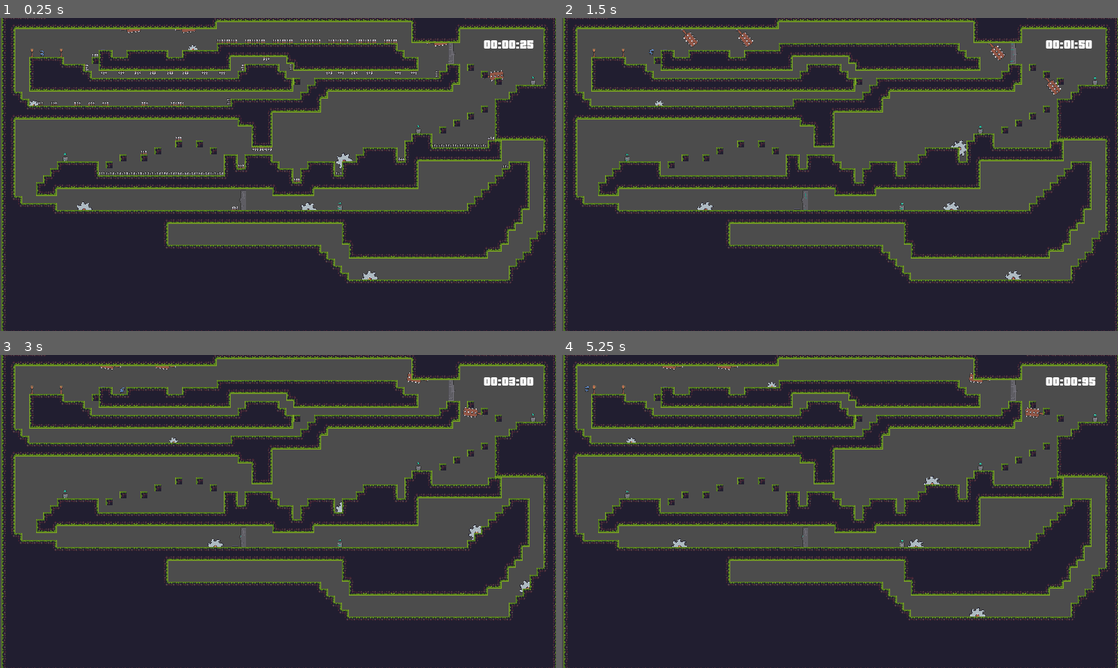
Above: before the commit, frames 1-4 (two rows, left to right).
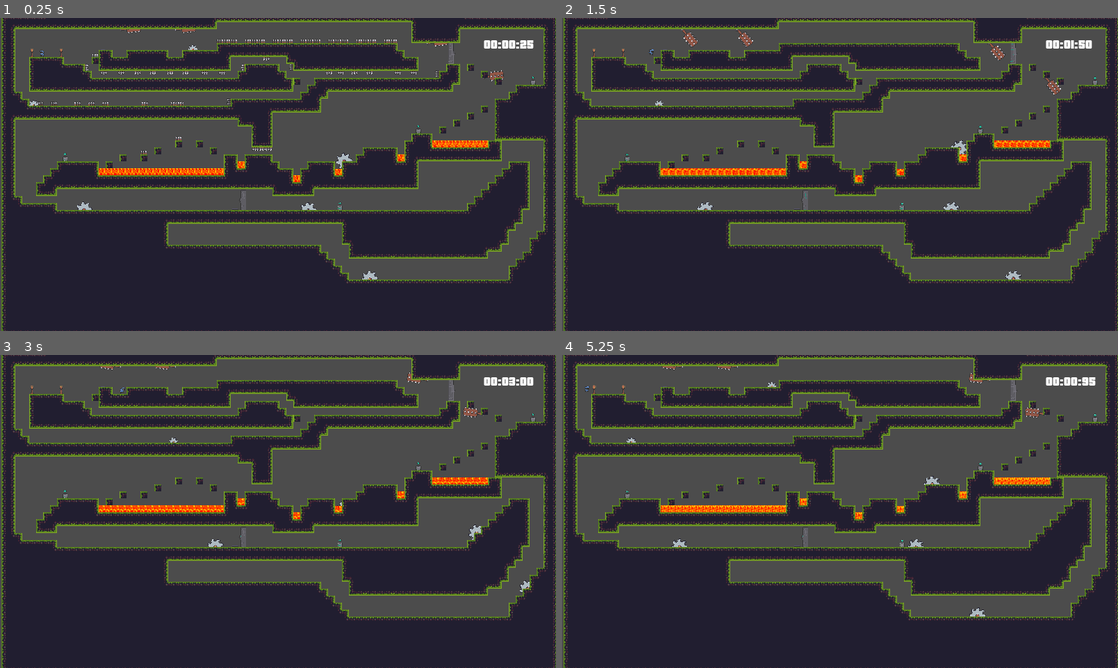
Above: after the commit, the same moments.

Repository: Roblox-HACKER301801/Platformer
Game: Godot game, scene res://Scenes/World.tscn
Same seed, same stepped clock (60 frames per second), same inputs: the game is played once before the commit and once after it.
Inputs:
- Up to frame 1 (0.25 s): no input
- Up to frame 2 (1.5 s): hold D (right) from 0.53 s (still down); tap Z (zoom) at 0.6, 1.35 s; tap Space (jump) at 0.77 s
- Up to frame 3 (3 s): tap Space (jump) at 1.52 s; release D (right) at 2.03 s; hold A (left) 2.03-2.78 s; tap Z (zoom) at 2.1, 2.85 s; hold D (right) from 2.78 s (still down)
- Up to frame 4 (5.25 s): tap Space (jump) at 3.02, 3.77, 4.52 s; tap Z (zoom) at 3.6, 4.35, 5.1 s; release D (right) at 4.28 s; hold A (left) 4.28-5.03 s; hold D (right) from 5.03 s (still down)

The runs differ from the first frame. In frame 1, 0.9% of the frame differs, in the area x 17-92%, y 38-62%; in frame 2, 0.8%; in frame 3, 0.8%; in frame 4, 0.8%.

Commit message:
work (lava added)

Diff:
--- a/Scenes/Vase.tscn
+++ /dev/null
@@ -1,23 +0,0 @@
-[gd_scene load_steps=4 format=2]
-
-[ext_resource path="res://Sprites/random/vase.png" type="Texture" id=1]
-
-[sub_resource type="CircleShape2D" id=1]
-radius = 5.0
-
-[sub_resource type="Animation" id=2]
-resource_name = "Vase"
-
-[node name="Vase" type="Node2D"]
-
-[node name="Sprite" type="Sprite" parent="."]
-texture = ExtResource( 1 )
-
-[node name="StaticBody2D" type="StaticBody2D" parent="Sprite"]
-
-[node name="CollisionShape2D" type="CollisionShape2D" parent="Sprite/StaticBody2D"]
-position = Vector2( 0, 4 )
-shape = SubResource( 1 )
-
-[node name="AnimationPlayer" type="AnimationPlayer" parent="."]
-anims/Vase = SubResource( 2 )
--- a/Scenes/World.tscn
+++ b/Scenes/World.tscn
@@ -13,6 +13,7 @@
 [ext_resource path="res://Scenes/World.gd" type="Script" id=11]
 [ext_resource path="res://OtherAssets/pricedown bl.otf" type="DynamicFontData" id=12]
 [ext_resource path="res://Scenes/TorchFlame.tscn" type="PackedScene" id=13]
+[ext_resource path="res://Scenes/lava.tscn" type="PackedScene" id=14]
 
 [sub_resource type="Animation" id=25]
 length = 0.001
@@ -471,10 +472,6 @@
 position = Vector2( 184, 155 )
 rotation = -3.14159
 
-[node name="Area2D15" parent="." instance=ExtResource( 5 )]
-position = Vector2( 328, 219 )
-rotation = 3.14159
-
 [node name="DoorAndButton" parent="." instance=ExtResource( 6 )]
 position = Vector2( 314, 298 )
 
@@ -611,10 +608,6 @@
 position = Vector2( -27, -7 )
 rotation = -1.57079
 
-[node name="Area2D27" parent="." instance=ExtResource( 5 )]
-position = Vector2( 456, 251 )
-rotation = -3.14158
-
 [node name="SwingingTrap2" parent="." instance=ExtResource( 4 )]
 position = Vector2( 886, 15 )
 
@@ -623,50 +616,6 @@
 
 [node name="SwingingTrap3" parent="." instance=ExtResource( 4 )]
 position = Vector2( 50, -95 )
-
-[node name="Area2D28" parent="." instance=ExtResource( 5 )]
-position = Vector2( 774, 173 )
-rotation = -3.14159
-
-[node name="Area2D29" parent="." instance=ExtResource( 5 )]
-position = Vector2( 806, 173 )
-rotation = -3.14159
-
-[node name="Area2D30" parent="." instance=ExtResource( 5 )]
-position = Vector2( 790, 173 )
-rotation = -3.14159
-
-[node name="Area2D31" parent="." instance=ExtResource( 5 )]
-position = Vector2( 822, 173 )
-rotation = -3.14159
-
-[node name="Area2D32" parent="." instance=ExtResource( 5 )]
-position = Vector2( 854, 173 )
-rotation = -3.14159
-
-[node name="Area2D34" parent="." instance=ExtResource( 5 )]
-position = Vector2( 870, 173 )
-rotation = -3.14159
-
-[node name="Area2D33" parent="." instance=ExtResource( 5 )]
-position = Vector2( 838, 173 )
-rotation = -3.14159
-
-[node name="Area2D35" parent="." instance=ExtResource( 5 )]
-position = Vector2( 886, 173 )
-rotation = -3.14159
-
-[node name="Area2D36" parent="." instance=ExtResource( 5 )]
-position = Vector2( 904, 156 )
-rotation = -3.14159
-
-[node name="Area2D38" parent="." instance=ExtResource( 5 )]
-position = Vector2( 553, 237 )
-rotation = 3.14159
-
-[node name="Area2D37" parent="." instance=ExtResource( 5 )]
-position = Vector2( 697, 204 )
-rotation = -3.14159
 
 [node name="CanvasLayer" type="CanvasLayer" parent="."]
 
@@ -682,86 +631,6 @@
 custom_fonts/font = SubResource( 29 )
 text = "00:00:00"
 
-[node name="Area2D39" parent="." instance=ExtResource( 5 )]
-position = Vector2( 7, 237 )
-rotation = -3.14159
-
-[node name="Area2D40" parent="." instance=ExtResource( 5 )]
-position = Vector2( 39, 237 )
-rotation = -3.14159
-
-[node name="Area2D41" parent="." instance=ExtResource( 5 )]
-position = Vector2( 23, 237 )
-rotation = -3.14159
-
-[node name="Area2D42" parent="." instance=ExtResource( 5 )]
-position = Vector2( 55, 237 )
-rotation = -3.14159
-
-[node name="Area2D43" parent="." instance=ExtResource( 5 )]
-position = Vector2( 87, 237 )
-rotation = -3.14159
-
-[node name="Area2D44" parent="." instance=ExtResource( 5 )]
-position = Vector2( 103, 237 )
-rotation = -3.14159
-
-[node name="Area2D45" parent="." instance=ExtResource( 5 )]
-position = Vector2( 71, 237 )
-rotation = -3.14159
-
-[node name="Area2D46" parent="." instance=ExtResource( 5 )]
-position = Vector2( 119, 237 )
-rotation = -3.14159
-
-[node name="Area2D47" parent="." instance=ExtResource( 5 )]
-position = Vector2( 136, 237 )
-rotation = -3.14159
-
-[node name="Area2D48" parent="." instance=ExtResource( 5 )]
-position = Vector2( 168, 237 )
-rotation = -3.14159
-
-[node name="Area2D49" parent="." instance=ExtResource( 5 )]
-position = Vector2( 152, 237 )
-rotation = -3.14159
-
-[node name="Area2D50" parent="." instance=ExtResource( 5 )]
-position = Vector2( 184, 237 )
-rotation = -3.14159
-
-[node name="Area2D51" parent="." instance=ExtResource( 5 )]
-position = Vector2( 216, 237 )
-rotation = -3.14159
-
-[node name="Area2D52" parent="." instance=ExtResource( 5 )]
-position = Vector2( 232, 237 )
-rotation = -3.14159
-
-[node name="Area2D53" parent="." instance=ExtResource( 5 )]
-position = Vector2( 200, 237 )
-rotation = -3.14159
-
-[node name="Area2D54" parent="." instance=ExtResource( 5 )]
-position = Vector2( 248, 237 )
-rotation = -3.14159
-
-[node name="Area2D55" parent="." instance=ExtResource( 5 )]
-position = Vector2( 937, 221 )
-rotation = -3.14159
-
-[node name="Area2D56" parent="." instance=ExtResource( 5 )]
-position = Vector2( 263, 237 )
-rotation = -3.14159
-
-[node name="Area2D57" parent="." instance=ExtResource( 5 )]
-position = Vector2( 314, 316 )
-rotation = -3.14159
-
-[node name="Area2D58" parent="." instance=ExtResource( 5 )]
-position = Vector2( 280, 237 )
-rotation = -3.14159
-
 [node name="SafePoint3" parent="." instance=ExtResource( 10 )]
 position = Vector2( 1000, 22 )
 
@@ -947,6 +816,99 @@
 [node name="TorchFlame2" parent="." instance=ExtResource( 13 )]
 position = Vector2( -153, -43 )
 
+[node name="lava" parent="." instance=ExtResource( 14 )]
+position = Vector2( 8, 232 )
+
+[node name="lava2" parent="." instance=ExtResource( 14 )]
+position = Vector2( 56, 232 )
+
+[node name="lava3" parent="." instance=ExtResource( 14 )]
+position = Vector2( 40, 232 )
+
+[node name="lava4" parent="." instance=ExtResource( 14 )]
+position = Vector2( 24, 232 )
+
+[node name="lava5" parent="." instance=ExtResource( 14 )]
+position = Vector2( 72, 232 )
+
+[node name="lava6" parent="." instance=ExtResource( 14 )]
+position = Vector2( 120, 232 )
+
+[node name="lava7" parent="." instance=ExtResource( 14 )]
+position = Vector2( 104, 232 )
+
+[node name="lava8" parent="." instance=ExtResource( 14 )]
+position = Vector2( 88, 232 )
+
+[node name="lava9" parent="." instance=ExtResource( 14 )]
+position = Vector2( 136, 232 )
+
+[node name="lava10" parent="." instance=ExtResource( 14 )]
+position = Vector2( 184, 232 )
+
+[node name="lava11" parent="." instance=ExtResource( 14 )]
+position = Vector2( 168, 232 )
+
+[node name="lava12" parent="." instance=ExtResource( 14 )]
+position = Vector2( 152, 232 )
+
+[node name="lava13" parent="." instance=ExtResource( 14 )]
+position = Vector2( 200, 232 )
+
+[node name="lava14" parent="." instance=ExtResource( 14 )]
+position = Vector2( 248, 232 )
+
+[node name="lava15" parent="." instance=ExtResource( 14 )]
+position = Vector2( 232, 232 )
+
+[node name="lava16" parent="." instance=ExtResource( 14 )]
+position = Vector2( 216, 232 )
+
+[node name="lava17" parent="." instance=ExtResource( 14 )]
+position = Vector2( 280, 232 )
+
+[node name="lava18" parent="." instance=ExtResource( 14 )]
+position = Vector2( 264, 232 )
+
+[node name="lava19" parent="." instance=ExtResource( 14 )]
+position = Vector2( 552, 234 )
+scale = Vector2( 1.08, 1 )
+
+[node name="lava20" parent="." instance=ExtResource( 14 )]
+position = Vector2( 695, 201 )
+scale = Vector2( 1.15998, 1 )
+
+[node name="lava21" parent="." instance=ExtResource( 14 )]
+position = Vector2( 328, 217 )
+
+[node name="lava22" parent="." instance=ExtResource( 14 )]
+position = Vector2( 456, 248 )
+
+[node name="lava23" parent="." instance=ExtResource( 14 )]
+position = Vector2( 777, 169 )
+scale = Vector2( 1.20423, 1 )
+
+[node name="lava24" parent="." instance=ExtResource( 14 )]
+position = Vector2( 825, 169 )
+
+[node name="lava25" parent="." instance=ExtResource( 14 )]
+position = Vector2( 809, 169 )
+
+[node name="lava26" parent="." instance=ExtResource( 14 )]
+position = Vector2( 793, 169 )
+
+[node name="lava27" parent="." instance=ExtResource( 14 )]
+position = Vector2( 841, 169 )
+
+[node name="lava28" parent="." instance=ExtResource( 14 )]
+position = Vector2( 889, 169 )
+
+[node name="lava29" parent="." instance=ExtResource( 14 )]
+position = Vector2( 873, 169 )
+
+[node name="lava30" parent="." instance=ExtResource( 14 )]
+position = Vector2( 857, 169 )
+
 [node name="TileMap" type="TileMap" parent="."]
 tile_set = SubResource( 20 )
 cell_size = Vector2( 16, 16 )
--- /dev/null
+++ b/Scenes/lava.tscn
@@ -0,0 +1,55 @@
+[gd_scene load_steps=5 format=2]
+
+[ext_resource path="res://OtherAssets/lava_spr_strip45.png" type="Texture" id=1]
+
+[sub_resource type="Animation" id=1]
+length = 0.001
+tracks/0/type = "value"
+tracks/0/path = NodePath(".:frame")
+tracks/0/interp = 1
+tracks/0/loop_wrap = true
+tracks/0/imported = false
+tracks/0/enabled = true
+tracks/0/keys = {
+"times": PoolRealArray( 0 ),
+"transitions": PoolRealArray( 1 ),
+"update": 0,
+"values": [ 0 ]
+}
+
+[sub_resource type="Animation" id=2]
+resource_name = "lavaflow"
+length = 4.0
+loop = true
+tracks/0/type = "value"
+tracks/0/path = NodePath(".:frame")
+tracks/0/interp = 1
+tracks/0/loop_wrap = true
+tracks/0/imported = false
+tracks/0/enabled = true
+tracks/0/keys = {
+"times": PoolRealArray( 0, 0.1, 0.2, 0.3, 0.4, 0.5, 0.6, 0.7, 0.8, 0.9, 1, 1.1, 1.2, 1.3, 1.4, 1.5, 1.6, 1.7, 1.8, 1.9, 2, 2.1, 2.2, 2.3, 2.4, 2.5, 2.6, 2.7, 2.8, 2.9, 3, 3.1, 3.2, 3.3, 3.4, 3.5, 3.6, 3.7, 3.8, 3.9, 4 ),
+"transitions": PoolRealArray( 1, 1, 1, 1, 1, 1, 1, 1, 1, 1, 1, 1, 1, 1, 1, 1, 1, 1, 1, 1, 1, 1, 1, 1, 1, 1, 1, 1, 1, 1, 1, 1, 1, 1, 1, 1, 1, 1, 1, 1, 1 ),
+"update": 1,
+"values": [ 0, 1, 2, 3, 4, 5, 6, 7, 8, 9, 10, 11, 12, 13, 14, 15, 16, 17, 18, 19, 20, 21, 22, 23, 24, 25, 26, 27, 28, 29, 30, 31, 32, 33, 34, 35, 36, 37, 38, 39, 44 ]
+}
+
+[sub_resource type="RectangleShape2D" id=3]
+extents = Vector2( 8, 8 )
+
+[node name="lava" type="Node2D"]
+
+[node name="Sprite" type="Sprite" parent="."]
+texture = ExtResource( 1 )
+hframes = 45
+
+[node name="AnimationPlayer" type="AnimationPlayer" parent="."]
+root_node = NodePath("../Sprite")
+autoplay = "lavaflow"
+anims/RESET = SubResource( 1 )
+anims/lavaflow = SubResource( 2 )
+
+[node name="Area2D" type="Area2D" parent="." groups=["Deadly"]]
+
+[node name="CollisionShape2D" type="CollisionShape2D" parent="Area2D"]
+shape = SubResource( 3 )
Binary file added: OtherAssets/lava_spr_strip45.png
Not shown, added: OtherAssets/lava_spr_strip45.png.import
Not shown: 1 places in Scenes/World.tscn that only renumber resources
